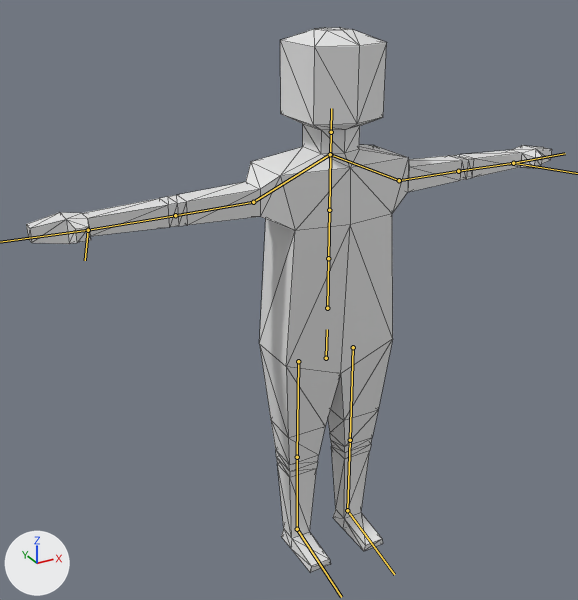
A saved change to the glTF model assets/models/humanoid.glb.
One viewpoint serves both versions: a 50 mm camera at (-0.71, -1.144, 1.117) aimed at (-0.067, 0.024, 0.533). Every picture has the same lights, and +X, +Y and +Z are marked at lower left. The bones that bend it are drawn over the model as lines. Mesh edges are drawn as thin lines.

The first picture shows 'Humanoid'.
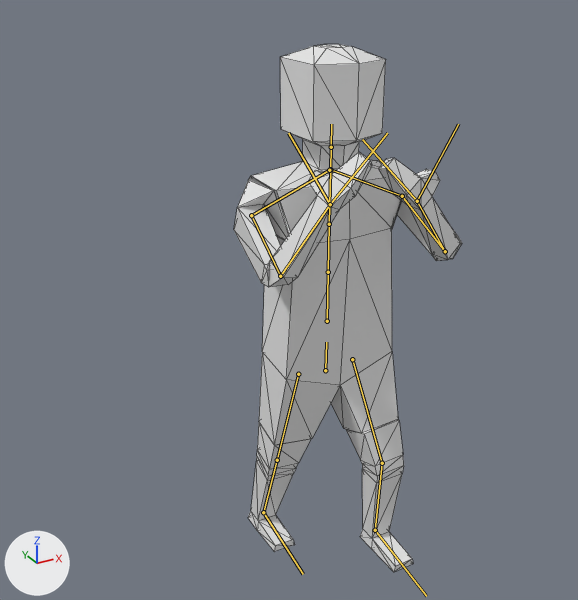
The newer file adds an action. The first version stands in its rest pose; the second is drawn at frame 1 of the action 'CombatStance'.

Location of each change, [x1, y1, x2, y2] in pixels of the pictures (578 x 600 px):
'Humanoid', posed (57% narrower): before [26, 28, 552, 572]; after [234, 44, 462, 572]
bone 'hip', root to tip: before (326, 358) to (327, 329); after (325, 370) to (326, 342)
bone 'shoulder.L', root to tip: before (330, 154) to (399, 180); after (330, 169) to (402, 196)
bone 'bicep.L', root to tip: before (399, 180) to (458, 171); after (402, 196) to (445, 251)
bone 'forearm.L', root to tip: before (458, 171) to (513, 163); after (445, 251) to (417, 201)
bone 'hand.L', root to tip: before (513, 163) to (565, 153); after (417, 201) to (362, 139)
bone 'shoulder.R', root to tip: before (330, 154) to (253, 202); after (329, 170) to (251, 215)
bone 'bicep.R', root to tip: before (253, 202) to (175, 215); after (251, 215) to (280, 276)
bone 'forearm.R', root to tip: before (175, 215) to (88, 230); after (280, 276) to (330, 204)
bone 'femur.L', root to tip: before (353, 347) to (350, 440); after (352, 359) to (382, 463)
bone 'calf.L', root to tip: before (350, 440) to (347, 510); after (382, 463) to (375, 530)
bone 'foot.L', root to tip: before (347, 510) to (394, 574); after (375, 530) to (426, 596)
bone 'femur.R', root to tip: before (298, 361) to (297, 457); after (298, 374) to (277, 460)
bone 'calf.R', root to tip: before (297, 457) to (297, 529); after (277, 460) to (263, 512)
bone 'foot.R', root to tip: before (297, 529) to (341, 597); after (263, 512) to (303, 574)

What the commit changed:
Bone 'hip' (bone_hip) moves from (0.0, 0.0, 0.0) to (0.0, -0.026, 0.0).
Bone 'shoulder.L' (bone_shoulder_l) turns from (0, 0, 0) to (4, 2, -1) degrees about its own x, y and z.
Bone 'bicep.L' (bone_bicep_l) turns from (0, 0, 0) to (58, -6, -84) degrees about its own x, y and z.
Bone 'forearm.L' (bone_forearm_l) turns from (0, 0, 0) to (-75, -57, -40) degrees about its own x, y and z.
Bone 'hand.L' (bone_hand_l) turns from (0, 0, 0) to (0, 0, -24) degrees about its own x, y and z.
Bone 'shoulder.R' (bone_shoulder_r) turns from (0, 0, 0) to (-3, 1, -1) degrees about its own x, y and z.
Bone 'bicep.R' (bone_bicep_r) turns from (0, 0, 0) to (63, 2, 90) degrees about its own x, y and z.
Bone 'forearm.R' (bone_forearm_r) turns from (0, 0, 0) to (-33, 19, 91) degrees about its own x, y and z.
Bone 'hand.R' (bone_hand_r) turns from (0, 0, 0) to (6, 9, 22) degrees about its own x, y and z.
Bone 'femur.L' (bone_femur_l) turns from (0, 0, 0) to (25, 0, 5) degrees about its own x, y and z.
Bone 'calf.L' (bone_calf_l) turns from (0, 0, 0) to (-30, -2, -3) degrees about its own x, y and z.
Bone 'foot.L' (bone_foot_l) turns from (0, 0, 0) to (6, 0, 0) degrees about its own x, y and z.
Bone 'femur.R' (bone_femur_r) turns from (0, 0, 0) to (-10, 1, -7) degrees about its own x, y and z.
Bone 'calf.R' (bone_calf_r) turns from (0, 0, 0) to (-9, -1, 5) degrees about its own x, y and z.
Bone 'foot.R' (bone_foot_r) turns from (0, 0, 0) to (21, 0, 0) degrees about its own x, y and z.
